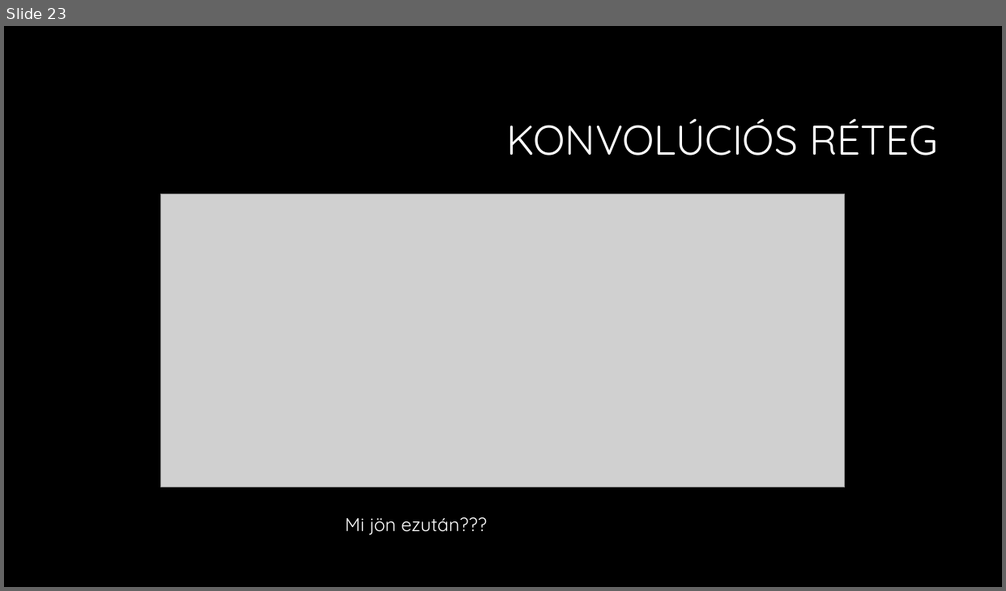
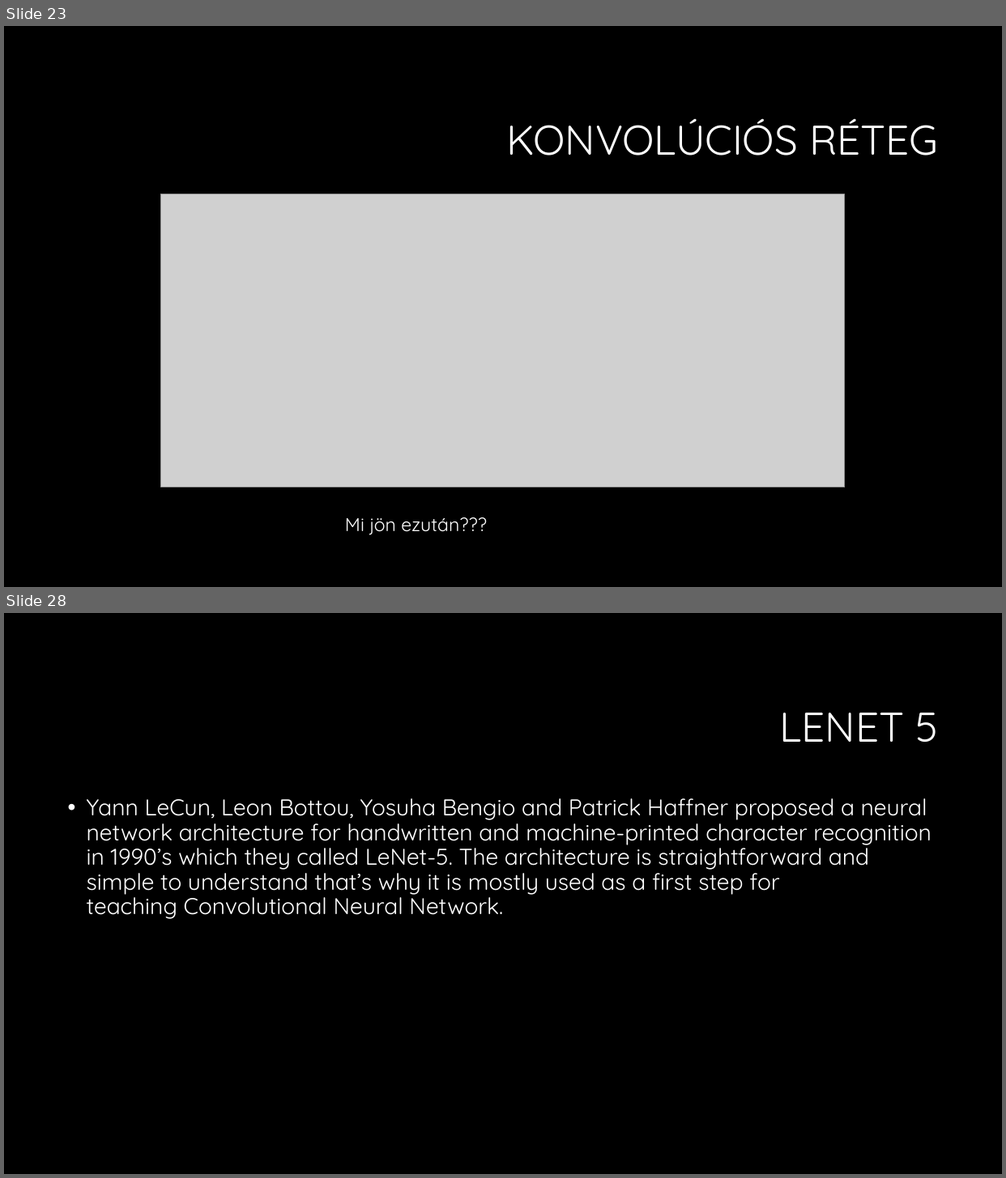
Before and after one commit to martontamas92/CNN, a slide deck: Konvolúciós neuronhálók.pptx. Shown one above the other, each under a label of ours: slide 23 before the commit, slides 23 and 28 after it; the slides between them are not shown. The pictures are 1006x591 and 1006x1178 pixels, drawn with LibreOffice and Linux fonts; fonts in the diff are those of the drawing; grey boxes stand for pictures; background and template pictures are left out. Boxes give left, top, right and bottom in pixels: in the first picture for what was removed or moved away, otherwise in the second. Text is boxed around its words. In the diff, an @@ line names an element or a change of style, - is before the commit and + after.

```diff
--- a/Konvolúciós neuronhálók.pptx
+++ b/Konvolúciós neuronhálók.pptx
@@ slide 28 added at (4, 613, 1002, 1174), background #000000 @@
@@ title added at (779, 713, 938, 742), 40 pt, text #FFFFFF @@
+LENET 5
@@ text added at (87, 798, 931, 919), 22 pt, text #FFFFFF @@
+• Yann LeCun, Leon Bottou, Yosuha Bengio and Patrick Haffner proposed a neural network architecture for handwritten and machine-printed character recognition in 1990’s which they called LeNet-5. The architecture is straightforward and simple to understand that’s why it is mostly used as a first step for teaching Convolutional Neural Network.
```
Also in this commit, not shown: 5 slides changed, 7 other slides added.
